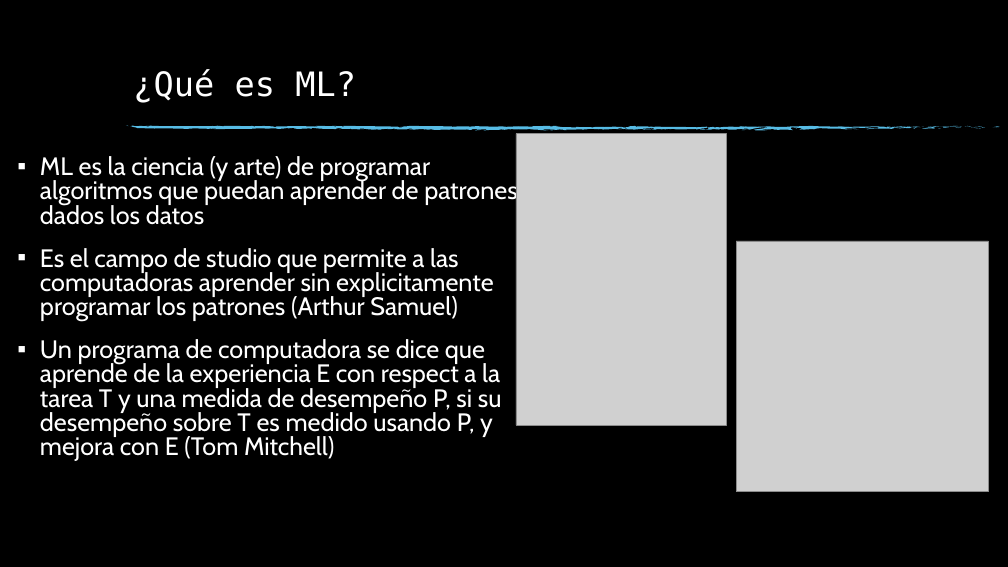
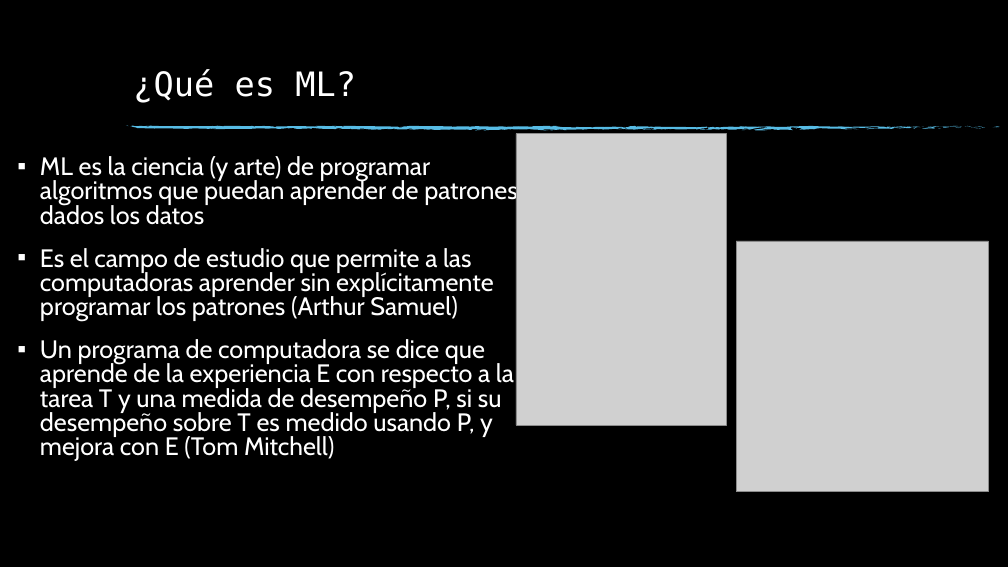
Before and after one commit to ArrigoCoen/Curso_Ciencia_de_Datos, a slide deck: slide 15 of M1/Slides/C1 05 Generalidades Ciencia de datos.pptx. Drawn at 1008x567 pixels with LibreOffice and Linux fonts; fonts in the diff are those of the drawing; grey boxes stand for pictures; background and template pictures are left out. Boxes give left, top, right and bottom in pixels: in the first picture for what was removed or moved away, otherwise in the second. Text is boxed around its words. In the diff, an @@ line names an element or a change of style, - is before the commit and + after.

```diff
--- a/M1/Slides/C1 05 Generalidades Ciencia de datos.pptx
+++ b/M1/Slides/C1 05 Generalidades Ciencia de datos.pptx
@@ text at box(40, 248, 514, 461): text changed @@
-▪ Es el campo de studio que permite a las computadoras aprender sin explicitamente programar los patrones (Arthur Samuel)
-▪ Un programa de computadora se dice que aprende de la experiencia E con respect a la tarea T y una medida de desempeño P, si su desempeño sobre T es medido usando P, y mejora con E (Tom Mitchell)
+▪ Es el campo de estudio que permite a las computadoras aprender sin explícitamente programar los patrones (Arthur Samuel)
+▪ Un programa de computadora se dice que aprende de la experiencia E con respecto a la tarea T y una medida de desempeño P, si su desempeño sobre T es medido usando P, y mejora con E (Tom Mitchell)
```
Also in this commit, not shown: 1 other slide changed, 2 other files.
